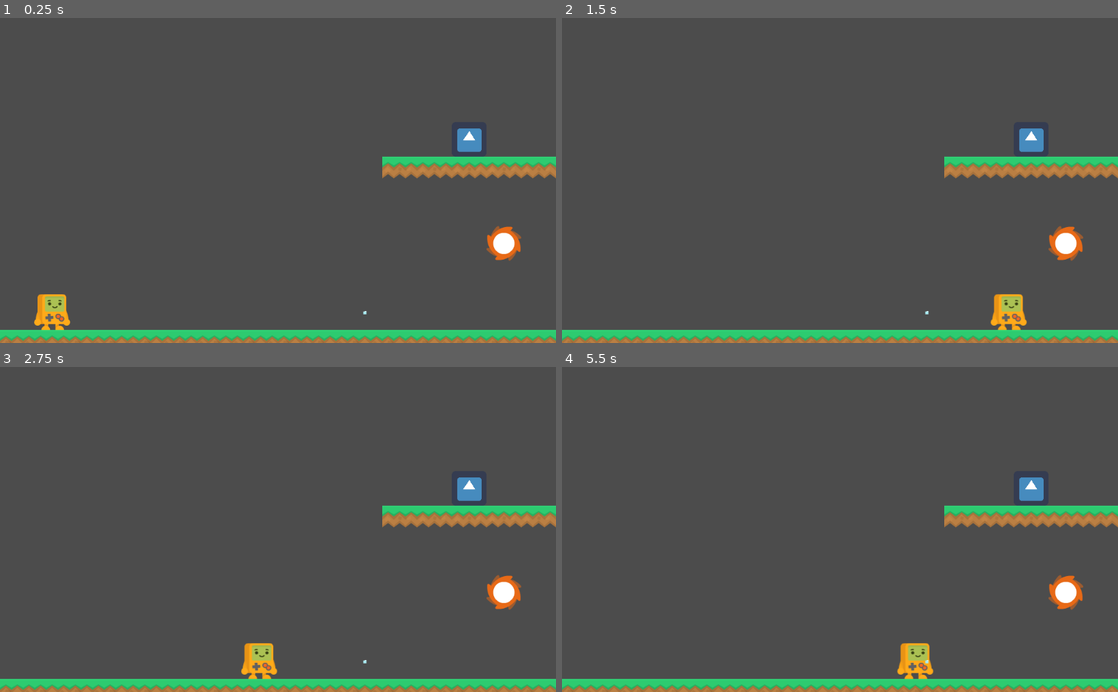
Above: before the commit, frames 1-4 (two rows, left to right).
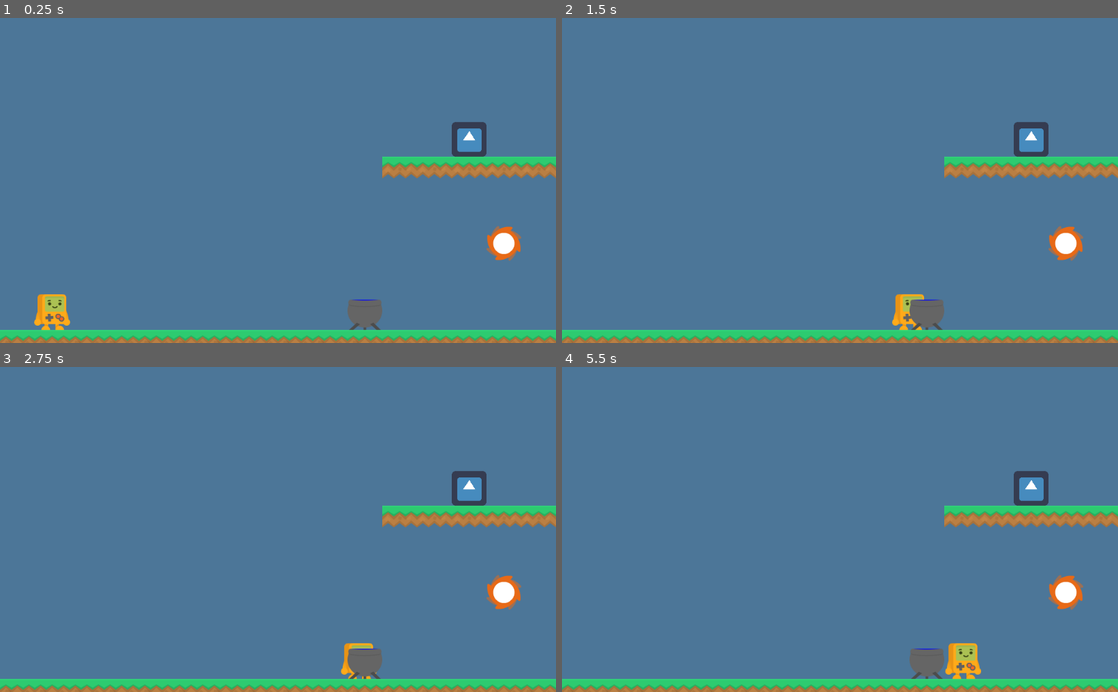
Above: after the commit, the same moments.

Repository: Norodix/GoGodot2
Game: Godot game, scene res://Levels/Level3.tscn
Two runs of this game, one before a commit and one after it. Both use one fixed random seed, a clock stepped at 60 frames per second and the inputs below. This scene is started directly instead of the project's main scene. The engine's default icon, where the game draws it, is replaced by a stand-in: a white triangle on a blue panel in a dark square.
Inputs (mouse positions are in pixels of both pictures, inside the frame that each line leads up to):
- Up to frame 1 (0.25 s): no input
- Up to frame 2 (1.5 s): tap Enter at 0.5 s; move the mouse to (962, 164) at 0.52 s; hold Right (ui_right) from 0.53 s (still down); click (962, 164) at 0.67 s; tap W (jump) at 0.77 s; move the mouse to (728, 196) at 1.27 s
- Up to frame 3 (2.75 s): tap W (jump) at 1.52 s; move the mouse to (333, 458) at 2.02 s; release Right (ui_right) at 2.03 s; hold Left (ui_left) from 2.03 s (still down)
- Up to frame 4 (5.5 s): move the mouse to (812, 594) at 2.77 s; release Left (ui_left) at 2.78 s; hold Right (ui_right) 2.78-4.28 s; click (812, 594) at 2.92 s; tap W (jump) at 3.02, 3.77, 4.52 s; move the mouse to (1006, 578) at 3.52 s; move the mouse to (673, 480) at 4.27 s; hold Left (ui_left) 4.28-5.03 s; move the mouse to (867, 529) at 5.02 s; hold Right (ui_right) from 5.03 s (still down); click (867, 529) at 5.17 s

The runs differ from the first frame. In frame 1, 92% of the frame differs, in the area x 0-100%, y 0-96%; in frame 2, 93%; in frame 3, 93%; in frame 4, 93%, in the area x 0-100%, y 0-97%.
Error in both runs: Attempt to call function 'restart_level' in base 'null instance' on a null instance. (res://Player.gd:35)

Commit message:
Visual update on water and levels

Diff:
--- a/EnergyStreamer/EnergyNodes/Water.gd
+++ b/EnergyStreamer/EnergyNodes/Water.gd
@@ -18,10 +18,12 @@
 
 
 func _process(delta):
-	var s = max(E, 0.1) #Dont let it disappear
-	$Sprite.scale = Vector2(s, s)
-	FieldEffect = Vector2(0, - Uplift * E)
+	var upliftON = E > 0.3
+	FieldEffect = Vector2(0, - Uplift * E) if upliftON else Vector2.ZERO
 	var h = Height * E / 2
 	$CollisionShape2D.shape.extents.y = h
 	$CollisionShape2D.transform.origin.y = - h
+
+	$Particles2D.process_material.set("initial_velocity", h/$Particles2D.lifetime * 2)
+	$Particles2D.emitting = upliftON
 	pass
--- a/EnergyStreamer/EnergyNodes/Water.tscn
+++ b/EnergyStreamer/EnergyNodes/Water.tscn
@@ -1,29 +1,48 @@
-[gd_scene load_steps=5 format=2]
+[gd_scene load_steps=7 format=2]
 
 [ext_resource path="res://EnergyNodes/Water.gd" type="Script" id=1]
-[ext_resource path="res://Assets/Sprites/platformPack_tilesheet.png" type="Texture" id=2]
+[ext_resource path="res://Assets/Sprites/Cauldron.png" type="Texture" id=2]
+[ext_resource path="res://Assets/Sprites/steam.png" type="Texture" id=3]
 
 [sub_resource type="RectangleShape2D" id=1]
-extents = Vector2( 24, 184.5 )
+extents = Vector2( 24, 300 )
 
 [sub_resource type="RectangleShape2D" id=2]
 extents = Vector2( 32, 32 )
+
+[sub_resource type="ParticlesMaterial" id=3]
+lifetime_randomness = 0.2
+emission_shape = 2
+emission_box_extents = Vector3( 20, 1, 1 )
+flag_disable_z = true
+direction = Vector3( 0, -1, 0 )
+spread = 0.0
+gravity = Vector3( 0, 0, 0 )
+initial_velocity = 300.0
+orbit_velocity = 0.0
+orbit_velocity_random = 0.0
 
 [node name="Water" type="Area2D"]
 collision_layer = 6
 collision_mask = 0
 script = ExtResource( 1 )
-Height = 369
 
 [node name="CollisionShape2D" type="CollisionShape2D" parent="."]
-position = Vector2( 0, -184.5 )
+position = Vector2( 0, -300 )
 shape = SubResource( 1 )
 
 [node name="Sprite" type="Sprite" parent="."]
+position = Vector2( 0, 4 )
 texture = ExtResource( 2 )
-hframes = 14
-vframes = 7
-frame = 4
 
 [node name="BaseShape" type="CollisionShape2D" parent="."]
+visible = false
 shape = SubResource( 2 )
+
+[node name="Particles2D" type="Particles2D" parent="."]
+z_index = -1
+amount = 15
+lifetime = 2.0
+visibility_rect = Rect2( -64, 0, 128, -600 )
+process_material = SubResource( 3 )
+texture = ExtResource( 3 )
--- a/EnergyStreamer/Game.tscn
+++ b/EnergyStreamer/Game.tscn
@@ -1,11 +1,18 @@
-[gd_scene load_steps=3 format=2]
+[gd_scene load_steps=4 format=2]
 
+[ext_resource path="res://Assets/Sprites/background.png" type="Texture" id=1]
 [ext_resource path="res://Pause.gd" type="Script" id=2]
 [ext_resource path="res://Game.gd" type="Script" id=3]
 
 [node name="Game" type="Node"]
 pause_mode = 2
 script = ExtResource( 3 )
+
+[node name="Background" type="Sprite" parent="."]
+z_index = -100
+z_as_relative = false
+texture = ExtResource( 1 )
+centered = false
 
 [node name="Pause" type="CanvasLayer" parent="."]
 layer = 100
@@ -50,9 +57,8 @@
 text = "Resume"
 
 [node name="Restart" type="Button" parent="Pause/Pause/VBoxContainer"]
-anchor_right = 0.226
 margin_top = 24.0
-margin_right = 49.536
+margin_right = 64.0
 margin_bottom = 44.0
 text = "Restart"
 
--- a/EnergyStreamer/Levels/Level3.tscn
+++ b/EnergyStreamer/Levels/Level3.tscn
@@ -25,3 +25,4 @@
 [node name="Water" parent="." instance=ExtResource( 5 )]
 position = Vector2( 672, 544 )
 E = 0.0
+Height = 300
--- a/EnergyStreamer/Player.gd
+++ b/EnergyStreamer/Player.gd
@@ -1,8 +1,8 @@
 extends KinematicBody2D
 
-var max_speed = 800
+var max_speed = 600
 var acceleration_time = 0.1
-var deceleration_time = 0.2
+var deceleration_time = 0.1
 var jump_height = 64*2.5
 var gravity = 3000
 
--- a/EnergyStreamer/project.godot
+++ b/EnergyStreamer/project.godot
@@ -67,4 +67,5 @@
 
 [rendering]
 
+environment/default_clear_color=Color( 0.3, 0.465, 0.6, 1 )
 environment/default_environment="res://default_env.tres"
Binary file added: EnergyStreamer/Assets/Sprites/Cauldron.png
Binary file added: EnergyStreamer/Assets/Sprites/background.png
Binary file added: EnergyStreamer/Assets/Sprites/steam.png
